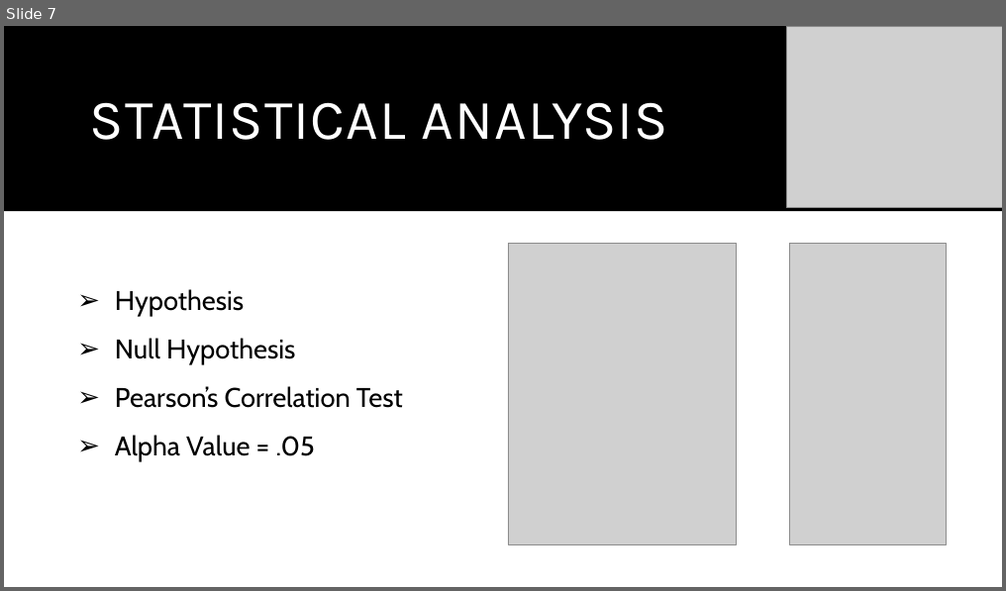
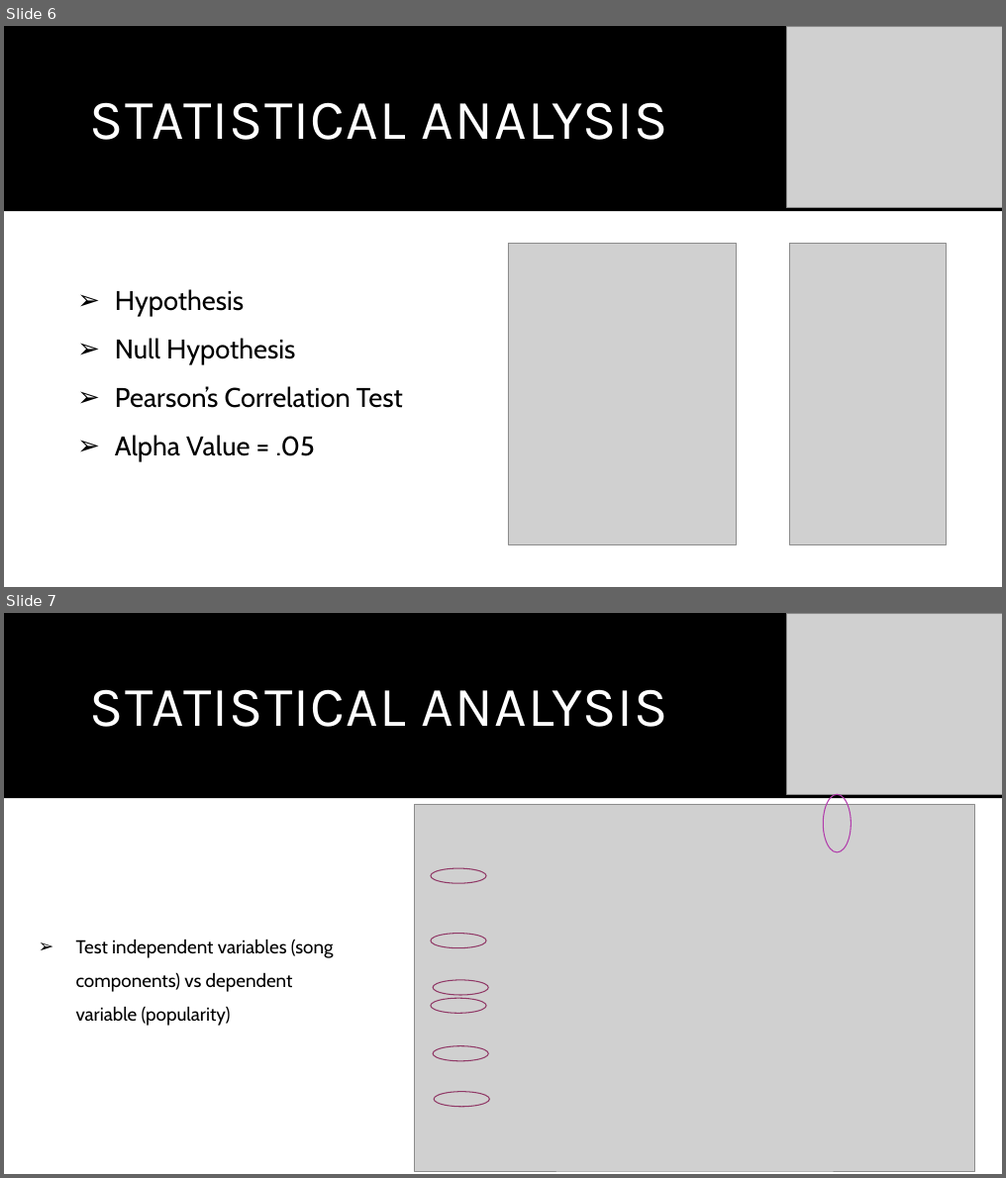
Before and after one commit to shchee5/TurnUptheData, a slide deck: Turn Up The Data.pptx. Shown one above the other, each under a label of ours: slide 7 before the commit, slides 6 and 7 after it. The pictures are 1006x591 and 1006x1178 pixels, drawn with LibreOffice and Linux fonts; fonts in the diff are those of the drawing; grey boxes stand for pictures. Boxes give left, top, right and bottom in pixels: in the first picture for what was removed or moved away, otherwise in the second. Text is boxed around its words. In the diff, an @@ line names an element or a change of style, - is before the commit and + after.

```diff
--- a/Turn Up The Data.pptx
+++ b/Turn Up The Data.pptx
@@ slide 7 added at bbox=[4, 613, 1002, 1174], background #FFFFFF; not listed: 1 template element that a slide beside it also shows @@
@@ picture added at bbox=[786, 613, 1002, 794] @@
@@ title added at bbox=[90, 689, 668, 727], 54 pt, text #FFFFFF @@
+STATISTICAL ANALYSIS
@@ picture added at bbox=[415, 804, 976, 1171] @@
@@ ellipse added at bbox=[823, 794, 850, 853], outline #B13BAB 1 pt @@
@@ ellipse added at bbox=[431, 868, 486, 883], outline #903967 1 pt @@
@@ text added at bbox=[76, 939, 334, 1026], 18 pt, text #000000 @@
+➢ Test independent variables (song components) vs dependent variable (popularity)
@@ ellipse added at bbox=[431, 934, 486, 949], outline #903967 1 pt @@
@@ ellipse added at bbox=[431, 998, 486, 1014], outline #903967 1 pt @@
@@ ellipse added at bbox=[433, 980, 488, 995], outline #903967 1 pt @@
@@ ellipse added at bbox=[433, 1047, 488, 1061], outline #903967 1 pt @@
@@ ellipse added at bbox=[434, 1092, 489, 1107], outline #903967 1 pt @@
@@ what was slide 7 is now slide 6 @@
```
Also in this commit, not shown: 1 slide removed.
